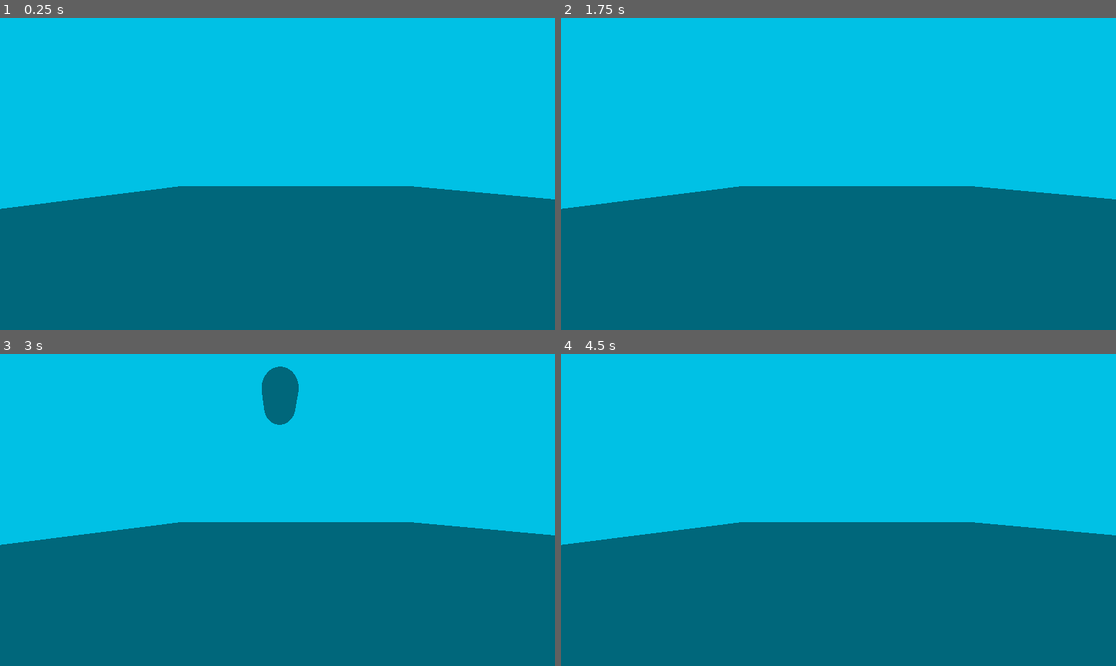
Above: before the commit, frames 1-4 (two rows, left to right).
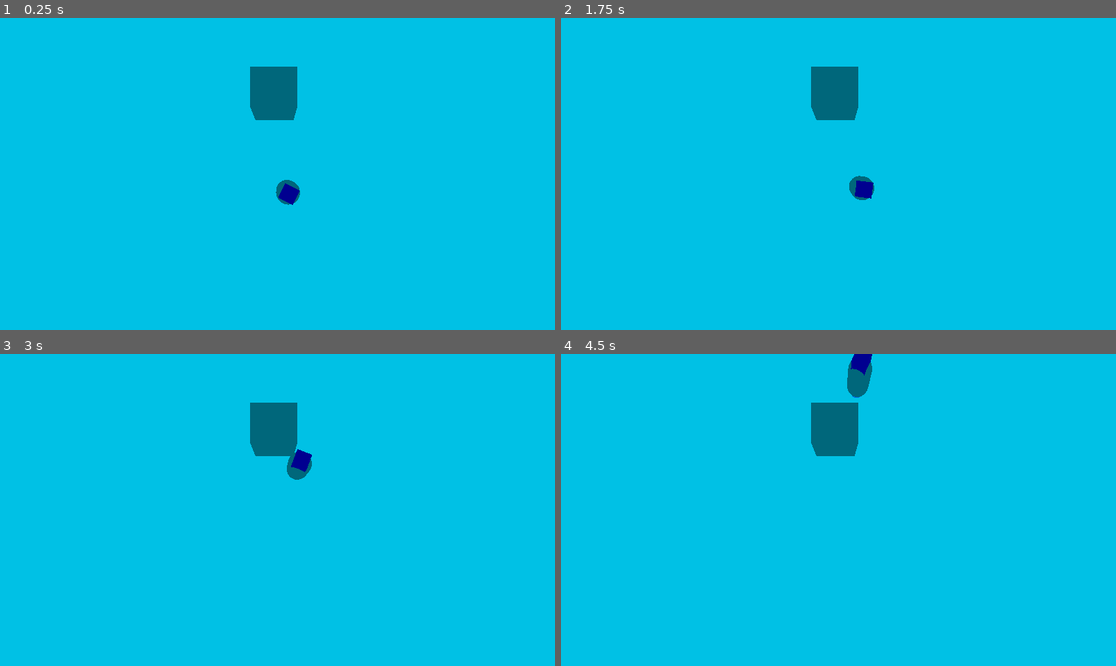
Above: after the commit, the same moments.

Repository: johnf008/Another_3d_Game
Game: Godot game, scene res://game.tscn
Same seed, same stepped clock (60 frames per second), same inputs: the game is played once before the commit and once after it.
Inputs:
- Up to frame 1 (0.25 s): no input
- Up to frame 2 (1.75 s): tap Enter at 0.5 s; tap Space (fly) at 0.6, 1.35 s
- Up to frame 3 (3 s): tap Space (fly) at 2.1, 2.85 s
- Up to frame 4 (4.5 s): tap Space (fly) at 3.6, 4.35 s

The runs differ from the first frame. In frame 1, 46% of the frame differs, in the area x 0-100%, y 15-100%; in frame 2, 46%; in frame 3, 46%, in the area x 0-100%, y 4-100%; in frame 4, 46%.

Commit message:
Trying to debug how to get the player to tilt up when space is pressed and to tilt down (flying and falling)

Diff:
--- a/game.tscn
+++ b/game.tscn
@@ -9,7 +9,7 @@
 [node name="Game" type="Node3D"]
 
 [node name="CSGBox3D" type="CSGBox3D" parent="."]
-transform = Transform3D(1, 0, 0, 0, 1, 0, 0, 0, 1, 1.5, -8.00605, -0.5)
+transform = Transform3D(1, 0, 0, 0, 1, 0, 0, 0, 1, 1.5, 35.9939, 82.5)
 size = Vector3(19, 16, 20)
 
 [node name="CharacterBody3D" parent="." instance=ExtResource("1_80nbo")]
@@ -18,4 +18,4 @@
 environment = SubResource("Environment_80nbo")
 
 [node name="Camera3D" type="Camera3D" parent="."]
-transform = Transform3D(1, 0, 0, 0, 1, 0, 0, 0, 1, 0, 1, 6)
+transform = Transform3D(-1, 0, -8.74228e-08, 0, 1, 0, 8.74228e-08, 0, -1, 0, 1, -9)
--- a/player/player.gd
+++ b/player/player.gd
@@ -1,13 +1,37 @@
 extends CharacterBody3D
+
+@export var _rotation_speed: float = TAU * 2
+
+var target_angle
+var flying_flag = false
+
+const UPWARD_ANGLE = 57.0
+const DOWNWARD_ANGLE = 118.0
 
 func _physics_process(delta: float) -> void:
 	const FLY_FALL_FACTOR = 5
 
 	velocity.y -= 20.0 * delta
-	rotation.z -= 1
+
 	if Input.is_action_just_pressed("fly"):
 		velocity.y = 10.0
-		rotation.z += 1
+		flying_flag = true
+	else:
+		flying_flag = false
+
+	var target_angle = UPWARD_ANGLE if flying_flag else DOWNWARD_ANGLE
+
+	rotation_degrees.z = lerp(rotation_degrees.z, target_angle, delta * 1)
+
+	if abs(rotation_degrees.z - target_angle) < 0.5:
+		rotation_degrees.z = target_angle
+
+	print(str(rotation_degrees.z))
+	print(str(flying_flag))
+
+
+
+
 
 
 	move_and_slide()
--- a/player/player.tscn
+++ b/player/player.tscn
@@ -1,8 +1,20 @@
-[gd_scene load_steps=4 format=3 uid="uid://cortf3dn5rur8"]
+[gd_scene load_steps=8 format=3 uid="uid://cortf3dn5rur8"]
 
 [ext_resource type="Script" uid="uid://bmmri32hslu4q" path="res://player/player.gd" id="1_oul6g"]
 
 [sub_resource type="CapsuleMesh" id="CapsuleMesh_oul6g"]
+
+[sub_resource type="StandardMaterial3D" id="StandardMaterial3D_oul6g"]
+albedo_color = Color(0.156334, 0.558296, 1, 1)
+
+[sub_resource type="SphereMesh" id="SphereMesh_oul6g"]
+material = SubResource("StandardMaterial3D_oul6g")
+
+[sub_resource type="StandardMaterial3D" id="StandardMaterial3D_rkbax"]
+albedo_color = Color(0.845876, 4.6398e-05, 0.632121, 1)
+
+[sub_resource type="BoxMesh" id="BoxMesh_rkbax"]
+material = SubResource("StandardMaterial3D_rkbax")
 
 [sub_resource type="CapsuleShape3D" id="CapsuleShape3D_kqu6x"]
 
@@ -10,8 +22,18 @@
 script = ExtResource("1_oul6g")
 
 [node name="MeshInstance3D" type="MeshInstance3D" parent="."]
-transform = Transform3D(-4.37114e-08, 0, -1, 1, -4.37114e-08, -4.37114e-08, -4.37114e-08, -1, 1.91069e-15, 0, 0.994838, 0.005162)
+transform = Transform3D(1.91069e-15, 4.37114e-08, -1, 1, -4.37114e-08, 0, -4.37114e-08, -1, -4.37114e-08, 0, 0.994838, 0.005162)
 mesh = SubResource("CapsuleMesh_oul6g")
+skeleton = NodePath("../CollisionShape3D")
+
+[node name="MeshInstance3D2" type="MeshInstance3D" parent="."]
+transform = Transform3D(1.14641e-15, 2.62268e-08, -0.6, 0.6, -2.62268e-08, 0, -2.62268e-08, -0.6, -2.62268e-08, 0, 0.994838, 1.00516)
+mesh = SubResource("SphereMesh_oul6g")
+skeleton = NodePath("../CollisionShape3D")
+
+[node name="MeshInstance3D3" type="MeshInstance3D" parent="."]
+transform = Transform3D(1.14641e-15, 2.62268e-08, -0.6, 0.6, -2.62268e-08, 0, -2.62268e-08, -0.6, -2.62268e-08, 0, 0.994838, -0.994838)
+mesh = SubResource("BoxMesh_rkbax")
 skeleton = NodePath("../CollisionShape3D")
 
 [node name="CollisionShape3D" type="CollisionShape3D" parent="."]
